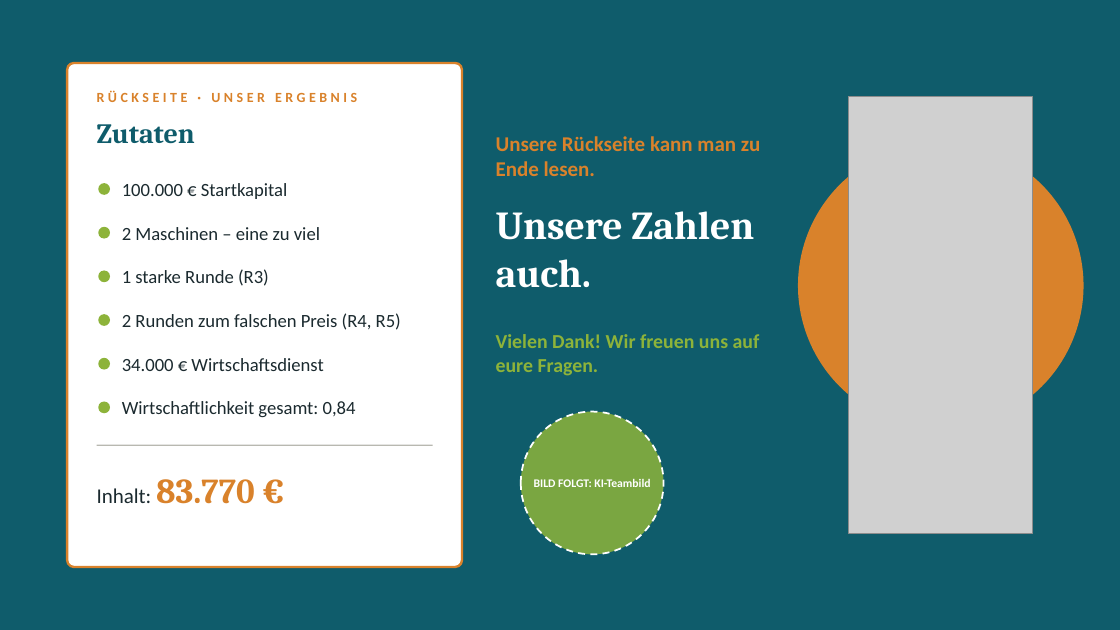
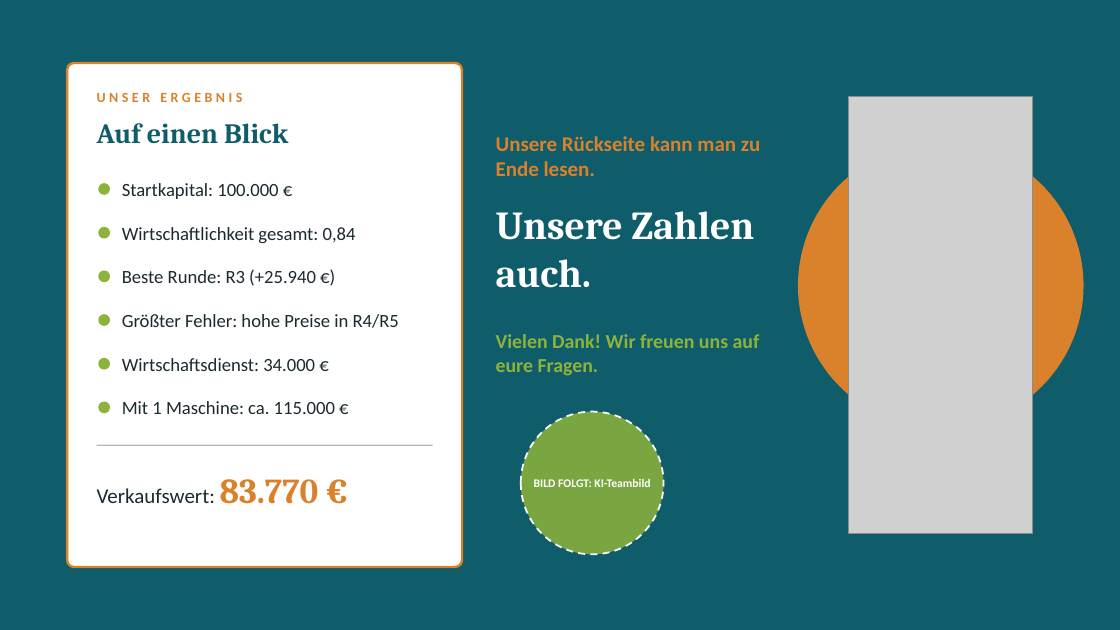
Before and after one commit to jofy0002/claude-workspace, a slide deck: slide 13 of endpraesentation/Elbharz_Endpraesentation.pptx. Drawn at 1120x630 pixels with LibreOffice and Linux fonts; fonts in the diff are those of the drawing; grey boxes stand for pictures. Boxes give left, top, right and bottom in pixels: in the first picture for what was removed or moved away, otherwise in the second. Text is boxed around its words. In the diff, an @@ line names an element or a change of style, - is before the commit and + after.

```diff
--- a/endpraesentation/Elbharz_Endpraesentation.pptx
+++ b/endpraesentation/Elbharz_Endpraesentation.pptx
@@ text at (97, 93, 242, 102): text changed @@
-RÜCKSEITE · UNSER ERGEBNIS
+UNSER ERGEBNIS
@@ text at (97, 123, 288, 144): text changed @@
-Zutaten
+Auf einen Blick
@@ text at (122, 183, 278, 199): text changed @@
-100.000 € Startkapital
+Startkapital: 100.000 €
@@ text at (122, 227, 356, 243): text changed @@
-2 Maschinen – eine zu viel
+Wirtschaftlichkeit gesamt: 0,84
@@ text at (122, 269, 316, 286): text changed @@
-1 starke Runde (R3)
+Beste Runde: R3 (+25.940 €)
@@ text at (122, 314, 399, 328): text changed @@
-2 Runden zum falschen Preis (R4, R5)
+Größter Fehler: hohe Preise in R4/R5
@@ text at (122, 358, 315, 371): text changed @@
-34.000 € Wirtschaftsdienst
+Wirtschaftsdienst: 34.000 €
@@ text at (122, 401, 335, 414): text changed @@
-Wirtschaftlichkeit gesamt: 0,84
+Mit 1 Maschine: ca. 115.000 €
@@ text at (97, 479, 318, 504): text changed @@
-Inhalt: 83.770 €
+Verkaufswert: 83.770 €
```
Also in this commit, not shown: 9 other files.
